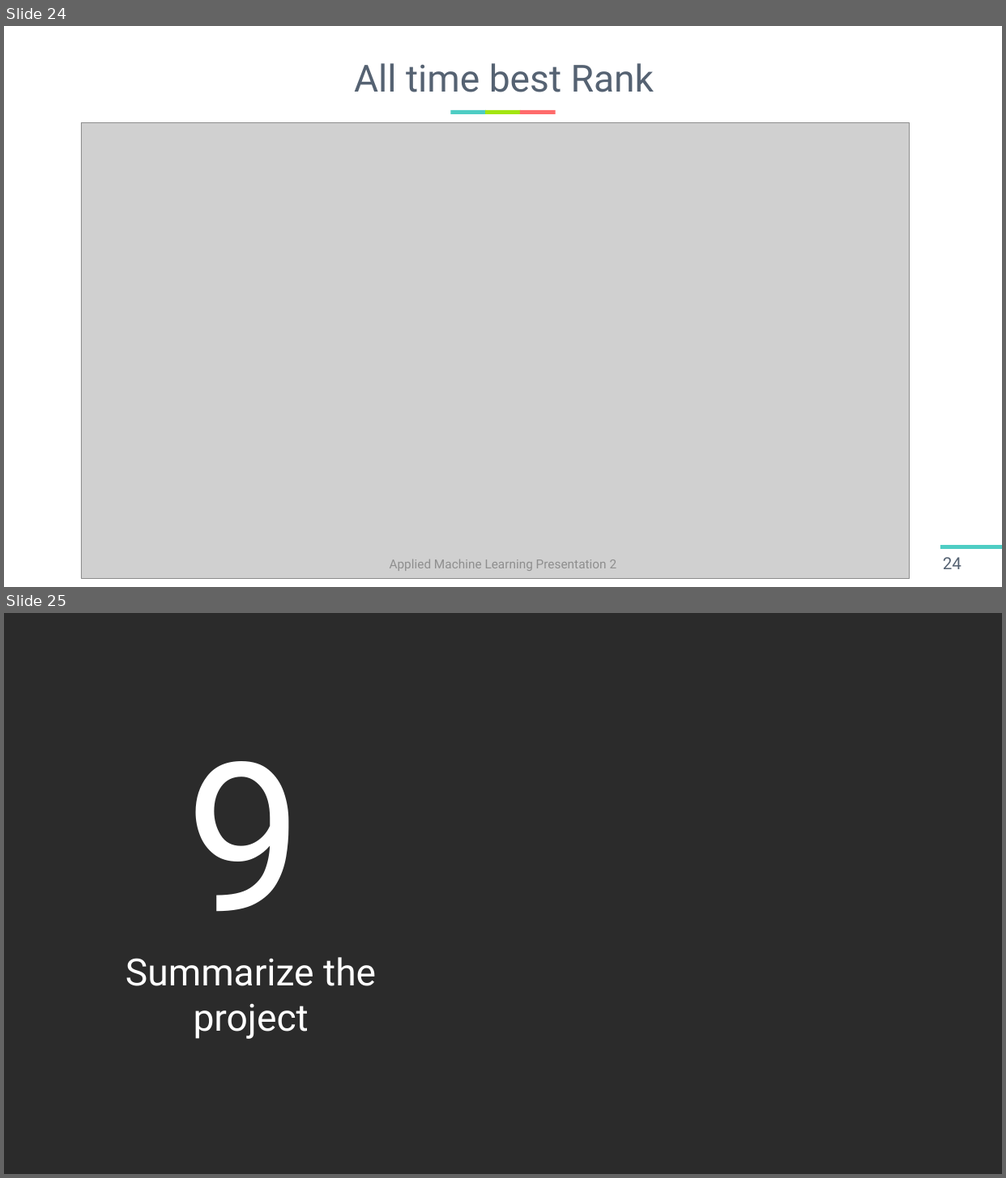
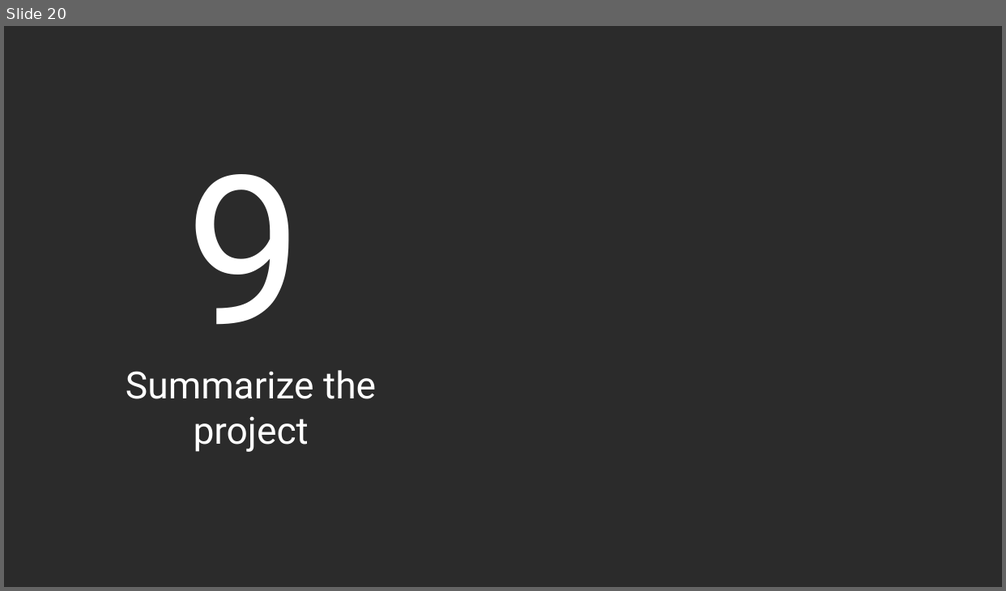
Before and after one commit to harshitsinghai77/garden-nerd-flower-recognition-data-science-competition, a slide deck: Team02_HarshitSinghai_147_0910_B2B5.pptx. Shown one above the other, each under a label of ours: slides 24 and 25 before the commit, slide 20 after it. The pictures are 1006x1178 and 1006x591 pixels, drawn with LibreOffice and Linux fonts; fonts in the diff are those of the drawing; grey boxes stand for pictures; background and template pictures are left out; a plain dark background stands for a picture behind light text. Boxes give left, top, right and bottom in pixels: in the first picture for what was removed or moved away, otherwise in the second. Text is boxed around its words. In the diff, an @@ line names an element or a change of style, - is before the commit and + after.

```diff
--- a/Team02_HarshitSinghai_147_0910_B2B5.pptx
+++ b/Team02_HarshitSinghai_147_0910_B2B5.pptx
@@ slide 24 removed at bbox=[4, 26, 1002, 587], background #FFFFFF @@
@@ title removed at bbox=[354, 63, 654, 92] @@
-All time best Rank
@@ picture removed at bbox=[81, 122, 909, 578] @@
@@ rectangle removed at bbox=[450, 110, 486, 114] @@
@@ rectangle removed at bbox=[485, 110, 521, 114] @@
@@ rectangle removed at bbox=[520, 110, 556, 114] @@
@@ text removed at bbox=[390, 560, 617, 571] @@
-Applied Machine Learning Presentation 2
@@ rectangle removed at bbox=[940, 545, 1002, 549] @@
@@ page number removed at bbox=[943, 557, 961, 570] @@
-24
@@ what was slide 25 is now slide 20 @@
```
Also in this commit, not shown: 8 slides changed, 3 slides added, 9 other slides removed.
